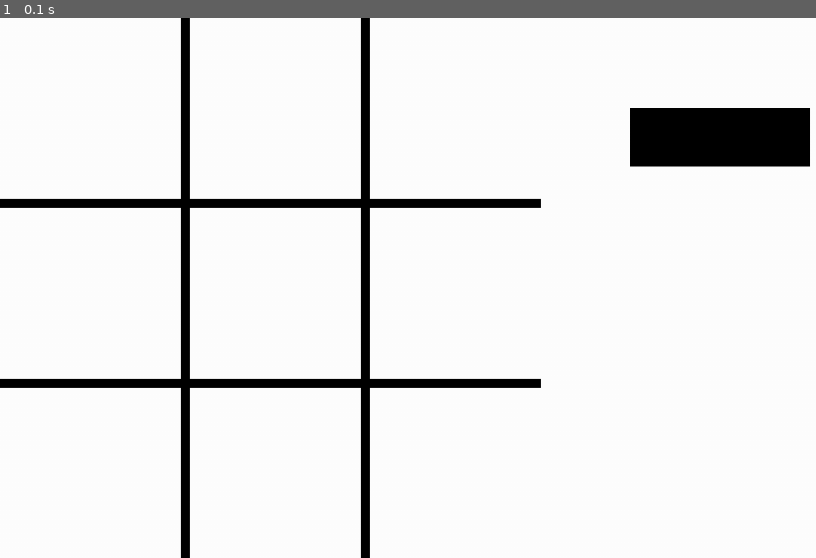
Above: before the commit, frame 1.
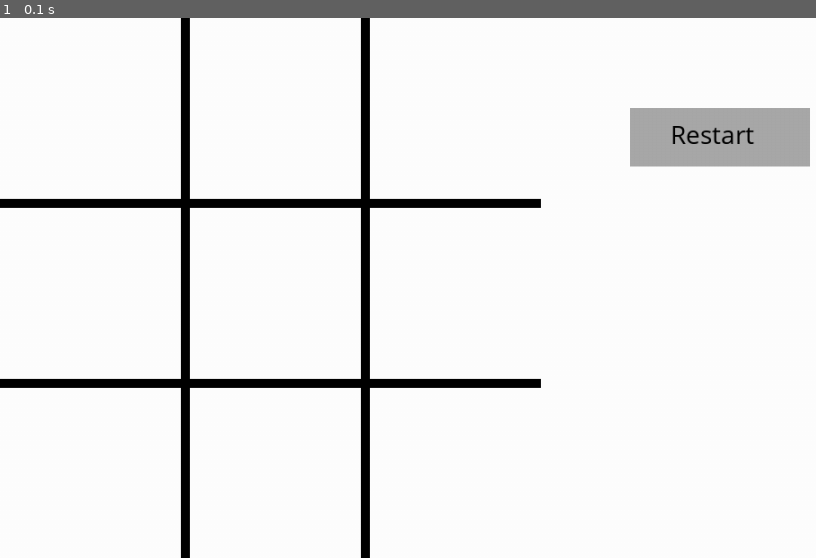
Above: after the commit, the same moment.

Repository: joaovcalmeida/Jogo-do-Velha-Croco
Game: pygame game, started from game.py
The game is run twice, just before and just after one commit, with the same random seed, the same clock (stepped at 60 frames per second) and the same inputs.
Inputs:
- Up to frame 1 (0.1 s): no input

The runs differ from the first frame. In frame 1, 2.4% of the frame differs, in the area x 77-100%, y 16-28%.

Commit message:
atualizando

Diff:
--- a/config.py
+++ b/config.py
@@ -23,6 +23,7 @@
 GREEN = (34, 139, 34)
 BLUE = (0, 0, 255)
 YELLOW = (255, 255, 0)
+GRAY = (169,169,169)
 
 # Estados para controle do fluxo da aplicação
 INIT = 0
--- a/game.py
+++ b/game.py
@@ -6,6 +6,8 @@
 
 # Initializing Pygame
 pygame.init()
+
+
 
 # Initializing window
 window = pygame.display.set_mode((1000, 600))
@@ -20,6 +22,7 @@
 pygame.font.init()
 fonte_t1 = pygame.font.SysFont("goudystout", 42)
 fonte_t2 = pygame.font.SysFont("lucidacalligraphy", 30)
+fonte_t3 = pygame.font.SysFont("Comic Sans MS", 30)
 
 #Variavéis Click
 
@@ -114,7 +117,9 @@
     return end_game, X_or_O_turn
 
 def restart_button(window):
-    pygame.draw.rect(window, BLACK, (700,100, 200 , 65))
+    pygame.draw.rect(window, GRAY, (700,100, 200 , 65))
+    texto = fonte_t3.render('Restart', 1, BLACK)
+    window.blit(texto,(745,110))
 
 
 
@@ -134,7 +139,7 @@
 
     #Variável clique do Mouse
     click = pygame.mouse.get_pressed()
-    print(click)
+
 
     #Jogo
     tabuleiro_jogo(window)
